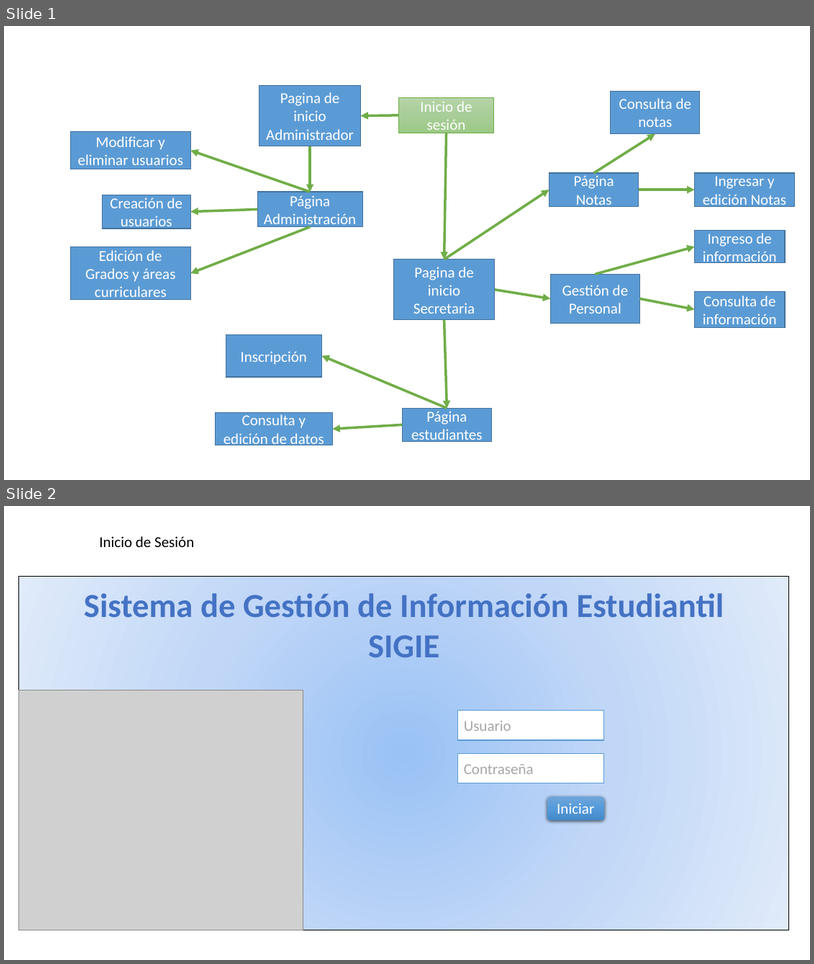
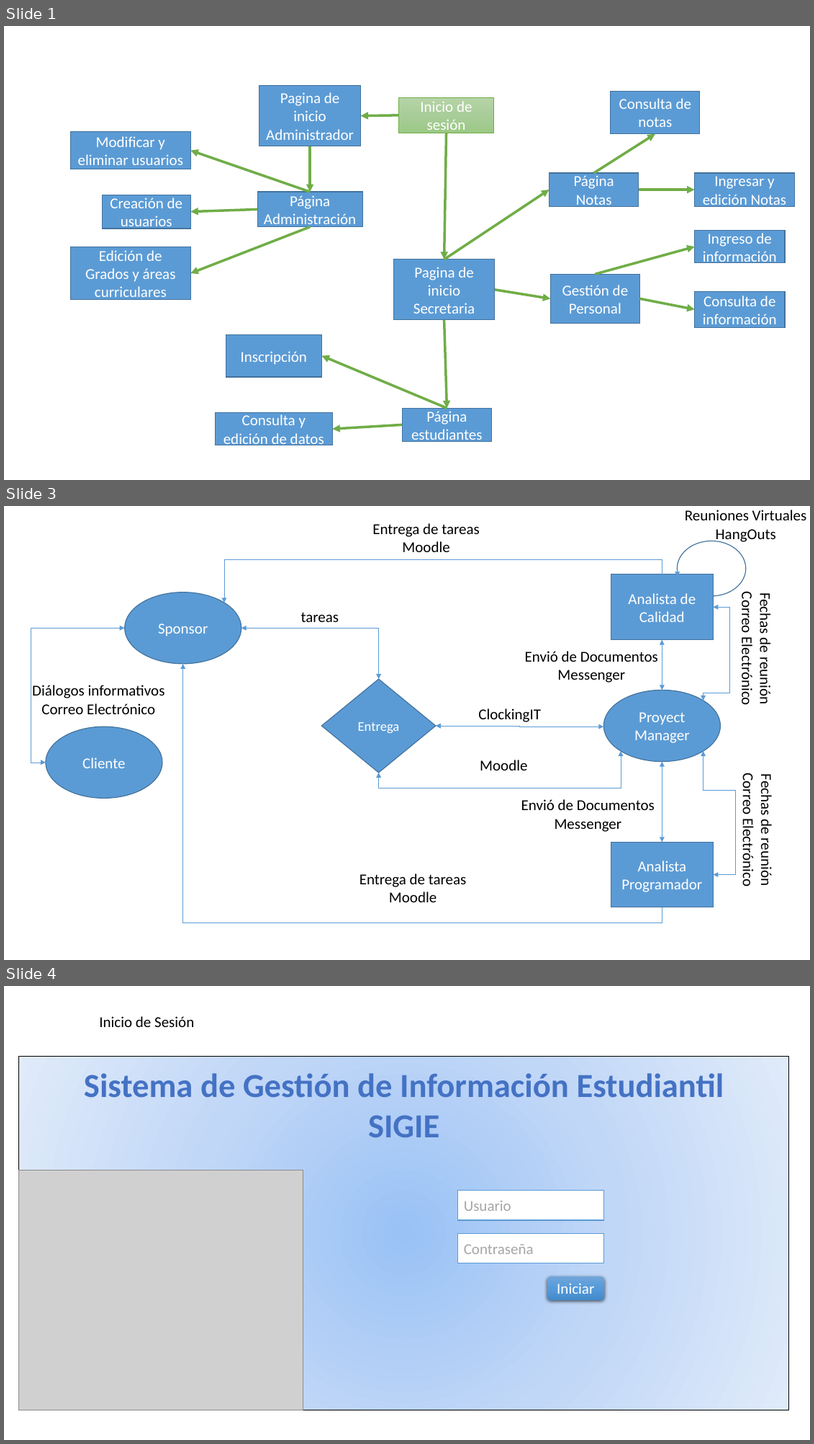
Before and after one commit to rmansilla8/SIGIE, a slide deck: Documentacion/MapaDeNavegacion.pptx. Shown one above the other, each under a label of ours: slides 1 and 2 before the commit, slides 1, 3 and 4 after it; the slides between them are not shown. The pictures are 814x964 and 814x1444 pixels, drawn with LibreOffice and Linux fonts; fonts in the diff are those of the drawing; grey boxes stand for pictures. Boxes give left, top, right and bottom in pixels: in the first picture for what was removed or moved away, otherwise in the second. Text is boxed around its words. In the diff, an @@ line names an element or a change of style, - is before the commit and + after.

```diff
--- a/Documentacion/MapaDeNavegacion.pptx
+++ b/Documentacion/MapaDeNavegacion.pptx
@@ slide 3 added at <box>4,506,810,960</box>, background #FFFFFF @@
@@ text added at <box>373,523,480,552</box>, 18 pt, text #000000 @@
+Entrega de tareas
+Moodle
@@ text added at <box>685,510,808,543</box>, 18 pt, text #000000 @@
+Reuniones Virtuales
+HangOuts
@@ ellipse added at <box>677,541,746,596</box>, outline #43739E 1 pt @@
@@ elbow arrow added from (663, 574) to (224, 602), #5B9BD5 0.5 pt @@
@@ ellipse added at <box>125,592,242,663</box>, fill #5B9BD5, outline #43739E 1 pt, 18 pt, text #FFFFFF @@
+Sponsor
@@ rectangle added at <box>612,574,714,640</box>, fill #5B9BD5, outline #43739E 1 pt, 18 pt, text #FFFFFF @@
+Analista de Calidad
@@ arrow added from (678, 571) to (678, 577), #5B9BD5 0.5 pt @@
@@ text added at <box>301,612,340,622</box>, 18 pt, text #000000 @@
+tareas
@@ elbow double arrow added from (714, 607) to (704, 700), #5B9BD5 0.5 pt @@
@@ text added at <box>738,595,775,703</box>, 18 pt, text #000000 @@
+Fechas de reunión
+Correo Electrónico
@@ elbow double arrow added from (46, 762) to (125, 628), #5B9BD5 0.5 pt @@
@@ elbow double arrow added from (242, 628) to (379, 679), #5B9BD5 0.5 pt @@
@@ text added at <box>525,651,658,682</box>, 18 pt, text #000000 @@
+Envió de Documentos
+Messenger
@@ elbow double arrow added from (663, 640) to (663, 690), #5B9BD5 0.5 pt @@
@@ elbow arrow added from (663, 907) to (183, 664), #5B9BD5 0.5 pt @@
@@ text added at <box>32,685,165,714</box>, 18 pt, text #000000 @@
+Diálogos informativos
+Correo Electrónico
@@ diamond added at <box>322,679,436,773</box>, fill #5B9BD5, outline #43739E 1 pt, 16 pt, text #FFFFFF @@
+Entrega
@@ ellipse added at <box>604,690,721,762</box>, fill #5B9BD5, outline #43739E 1 pt, 18 pt, text #FFFFFF @@
+Proyect Manager
@@ text added at <box>478,708,541,722</box>, 18 pt, text #000000 @@
+ClockingIT
@@ ellipse added at <box>46,727,162,798</box>, fill #5B9BD5, outline #43739E 1 pt, 18 pt, text #FFFFFF @@
+Cliente
@@ elbow double arrow added from (436, 726) to (604, 727), #5B9BD5 0.5 pt @@
@@ elbow double arrow added from (379, 772) to (621, 751), #5B9BD5 0.5 pt @@
@@ text added at <box>480,759,527,770</box>, 18 pt, text #000000 @@
+Moodle
@@ elbow double arrow added from (663, 762) to (663, 842), #5B9BD5 0.5 pt @@
@@ elbow double arrow added from (704, 751) to (714, 875), #5B9BD5 0.5 pt @@
@@ text added at <box>739,777,777,884</box>, 18 pt, text #000000 @@
+Fechas de reunión
+Correo Electrónico
@@ text added at <box>522,799,655,831</box>, 18 pt, text #000000 @@
+Envió de Documentos
+Messenger
@@ rectangle added at <box>612,842,714,907</box>, fill #5B9BD5, outline #43739E 1 pt, 18 pt, text #FFFFFF @@
+Analista Programador
@@ text added at <box>360,873,467,902</box>, 18 pt, text #000000 @@
+Entrega de tareas
+Moodle
@@ what was slide 2 is now slide 4 @@
```
Also in this commit, not shown: 1 other slide added, 16 other files.
